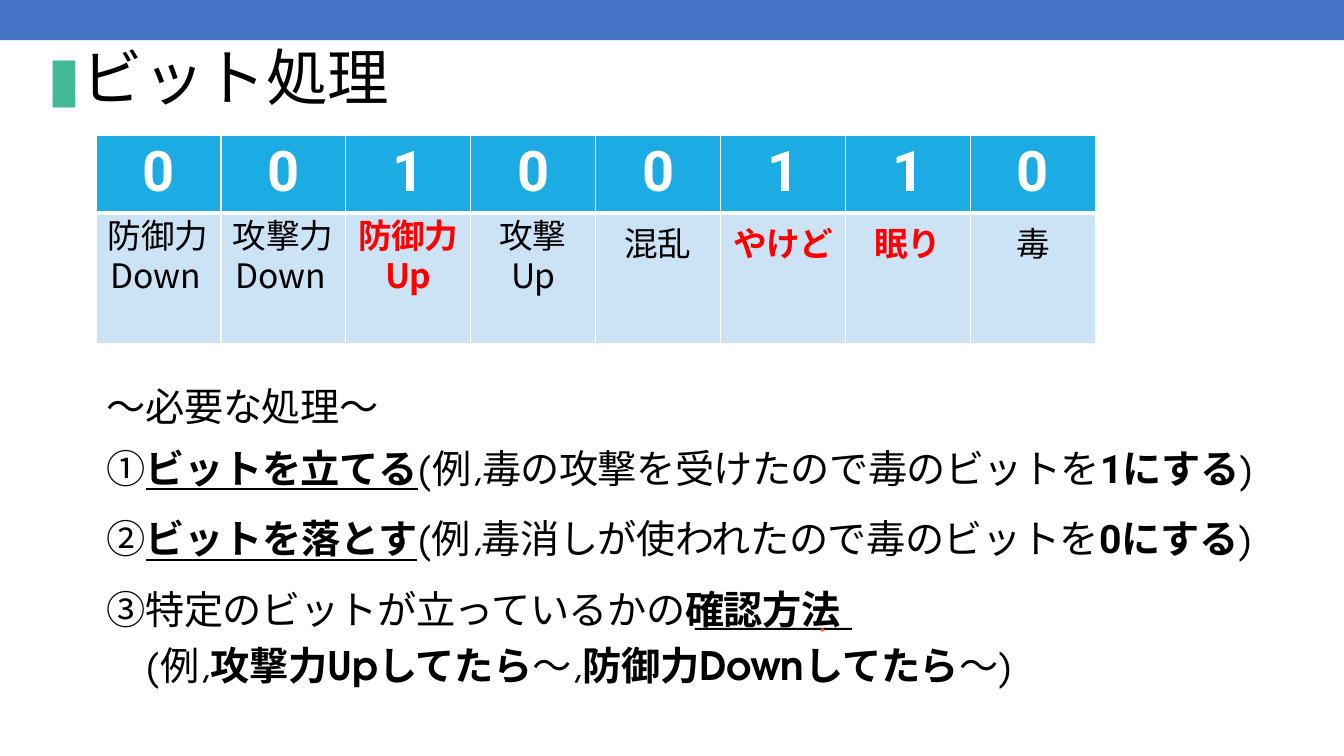
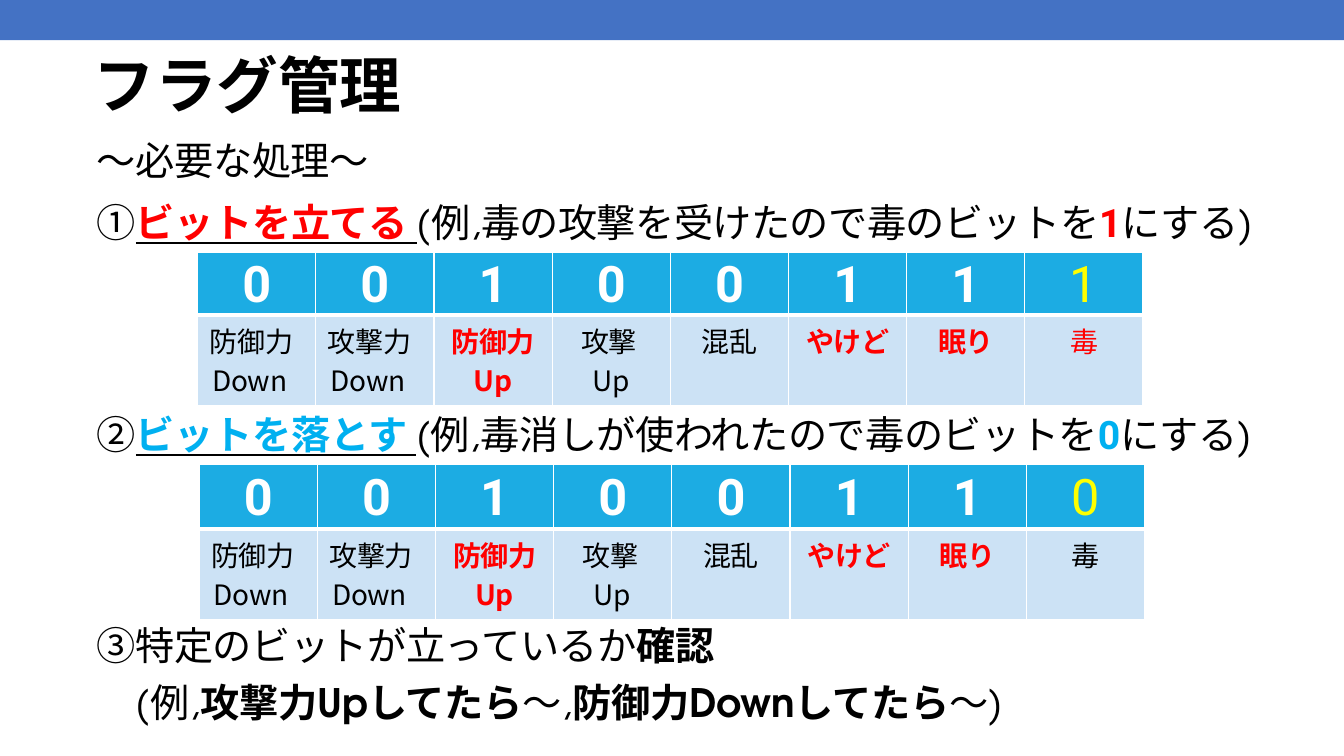
Before and after one commit to kic-murata/cpp2025, a slide deck: slide 9 of 授業資料/授業資料：ビット処理.pptx (slide 8 before the commit). Drawn at 1344x756 pixels with LibreOffice and Linux fonts; fonts in the diff are those of the drawing. Boxes give left, top, right and bottom in pixels: in the first picture for what was removed or moved away, otherwise in the second. Text is boxed around its words. In the diff, an @@ line names an element or a change of style, - is before the commit and + after.

```diff
--- a/授業資料/授業資料：ビット処理.pptx
+++ b/授業資料/授業資料：ビット処理.pptx
@@ title removed at bbox=[48, 50, 390, 108] @@
-▮ビット処理
@@ title added at bbox=[94, 55, 402, 114], 44 pt, text #000000, bold @@
+フラグ管理
@@ text "～必要な処理～": place and size @@
-text "～必要な処理～" at bbox=[107, 388, 1254, 689]
+text "～必要な処理～" at bbox=[97, 142, 1253, 726]
@@ text at bbox=[97, 203, 1253, 664]: text changed @@
-①ビットを立てる(例,毒の攻撃を受けたので毒のビットを1にする)
-②ビットを落とす(例,毒消しが使われたので毒のビットを0にする)
-③特定のビットが立っているかの確認方法
+①ビットを立てる (例,毒の攻撃を受けたので毒のビットを1にする)
+②ビットを落とす (例,毒消しが使われたので毒のビットを0にする)
+③特定のビットが立っているか確認
@@ table at bbox=[198, 252, 1141, 407] @@
-row 1, column 8: 0
+row 1, column 8: 1
@@ size 40 to 36 pt in "0", "0", "1", "0" and 3 more places @@
@@ size 24 to 20 pt in "防御力", "Down", "攻撃力", "Down" and 8 more places @@
@@ text colour #000000 to #FF0000 in "毒" @@
@@ table: place and size @@
-table at bbox=[96, 136, 1096, 345]
+table at bbox=[198, 252, 1141, 407]
@@ table added at bbox=[200, 465, 1143, 620], 2 rows, 8 columns @@
+0 | 0 | 1 | 0 | 0 | 1 | 1 | 0
+防御力 / Down | 攻撃力 / Down | 防御力 / Up | 攻撃 / Up | 混乱 | やけど | 眠り | 毒
@@ freeform shape removed at bbox=[695, 628, 852, 630] @@
@@ freeform shape removed at bbox=[821, 629, 824, 630] @@
```
Also in this commit, not shown: 12 other slides changed, 12 slides added, 4 other files.
